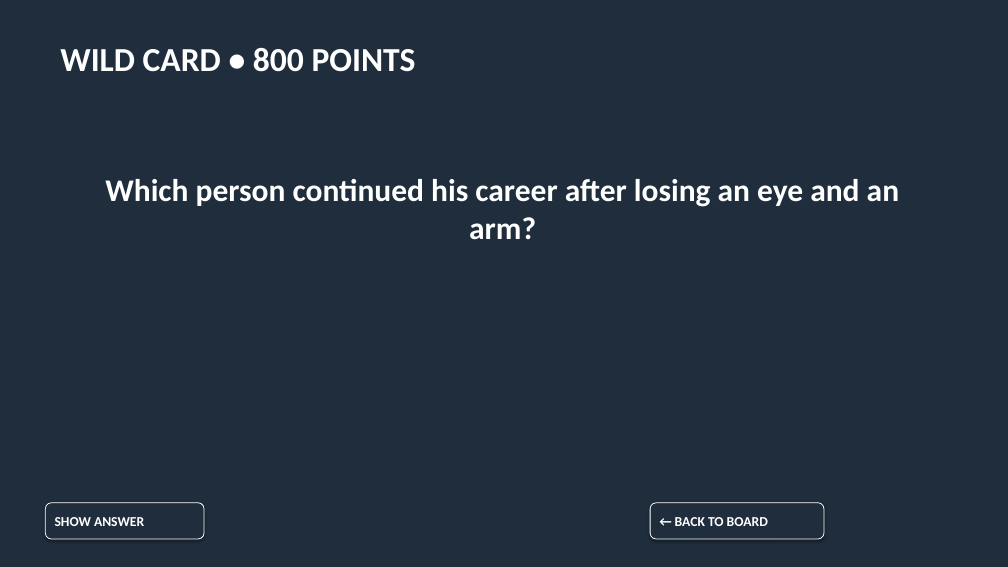
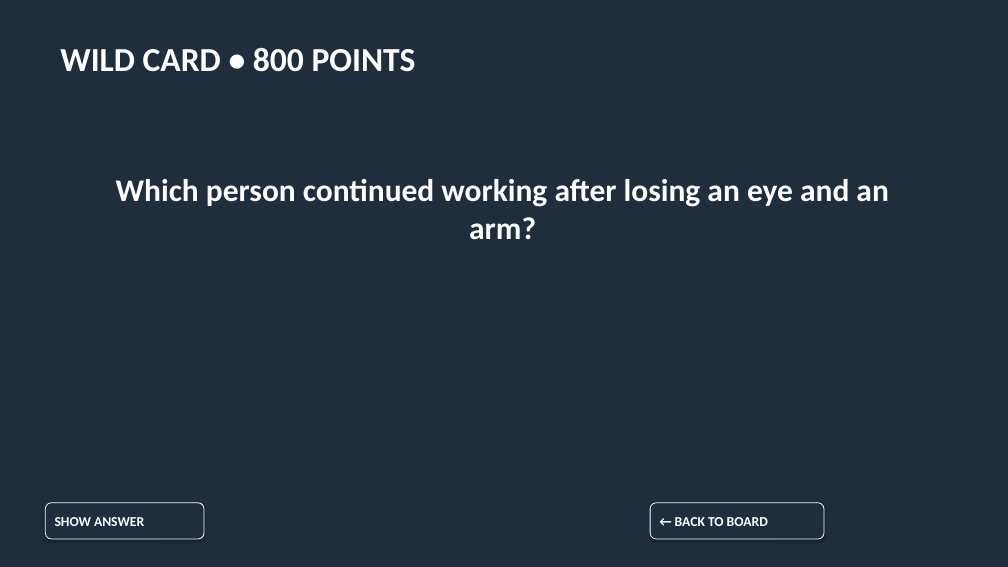
Before and after one commit to 2rister/TeacherSwitxher-, a slide deck: slide 81 of materials/jeopardy/Jeopardy_Interesting_People_A2_fixed.pptx. Drawn at 1008x567 pixels with LibreOffice and Linux fonts; fonts in the diff are those of the drawing. Boxes give left, top, right and bottom in pixels: in the first picture for what was removed or moved away, otherwise in the second. Text is boxed around its words. In the diff, an @@ line names an element or a change of style, - is before the commit and + after.

```diff
--- a/materials/jeopardy/Jeopardy_Interesting_People_A2_fixed.pptx
+++ b/materials/jeopardy/Jeopardy_Interesting_People_A2_fixed.pptx
@@ text at (116, 179, 888, 240): text changed @@
-Which person continued his career after losing an eye and an arm?
+Which person continued working after losing an eye and an arm?
```
Also in this commit, not shown: 4 other slides changed, 49 other files.
